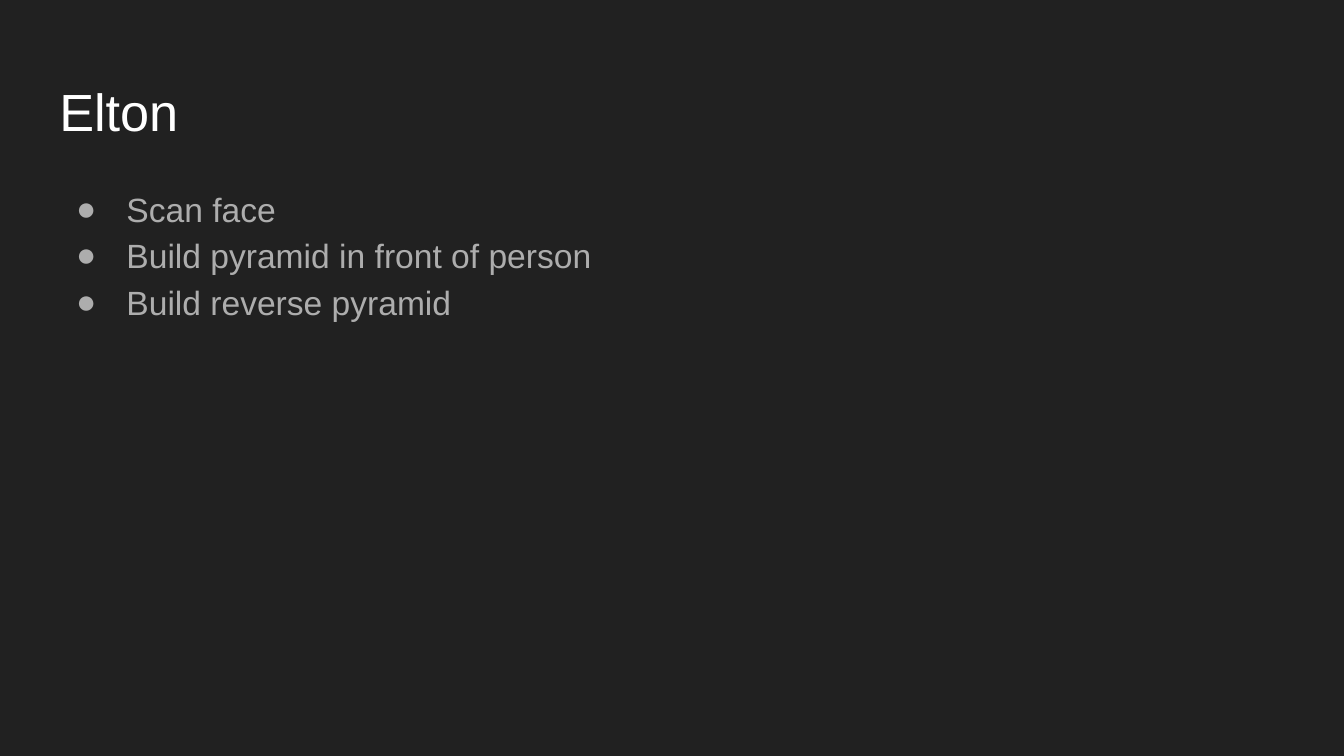
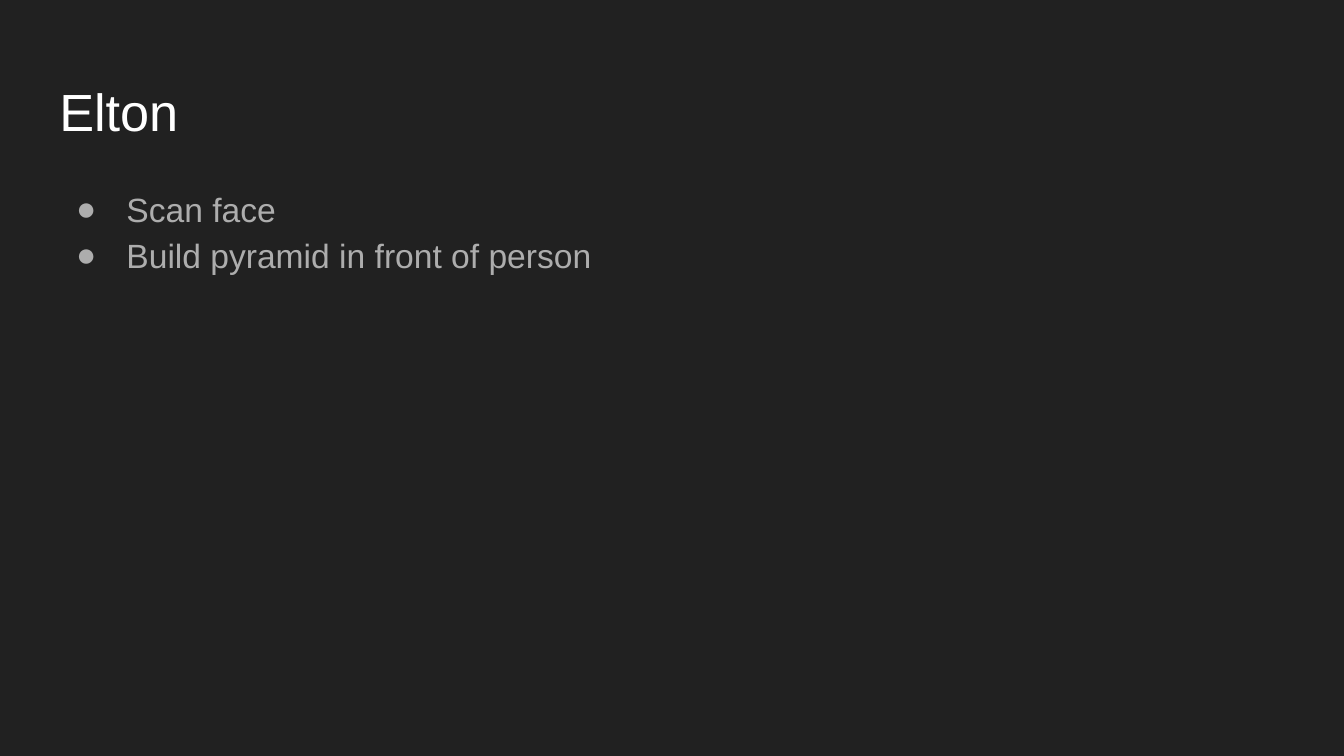
Before and after one commit to Sz3yan/ITApplication, a slide deck: slide 3 of Cozmo Presentation.pptx. Drawn at 1344x756 pixels with LibreOffice and Linux fonts; fonts in the diff are those of the drawing. Boxes give left, top, right and bottom in pixels: in the first picture for what was removed or moved away, otherwise in the second. Text is boxed around its words. In the diff, an @@ line names an element or a change of style, - is before the commit and + after.

Commit message:
Add files via upload
Updated slides

```diff
--- a/Cozmo Presentation.pptx
+++ b/Cozmo Presentation.pptx
@@ text at [126,290,451,321]: paragraph removed @@
-● Build reverse pyramid
```
